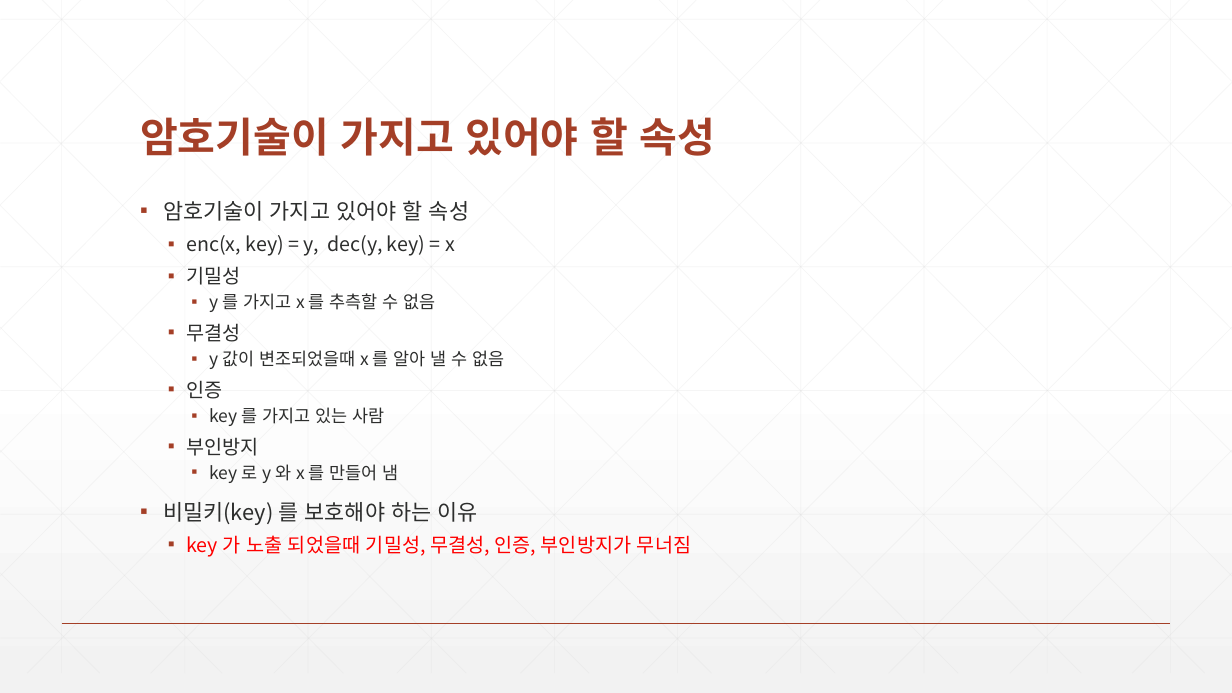
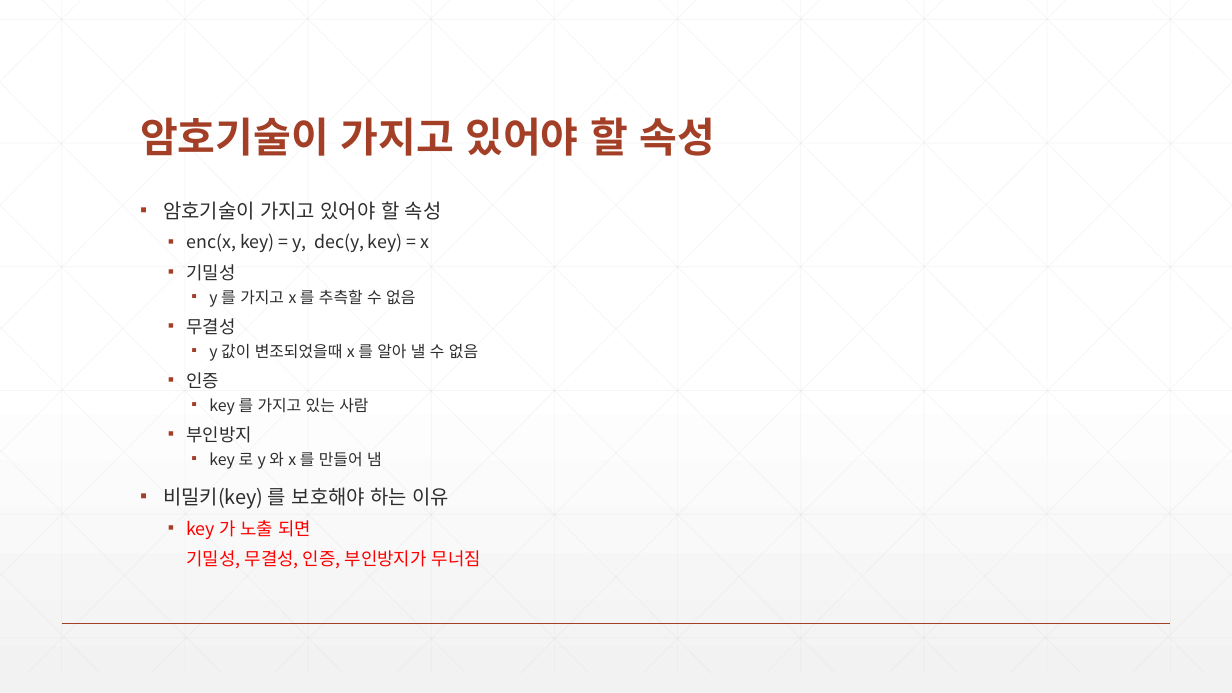
Before and after one commit to zeroshift01/code5, a slide deck: slide 4 of inflearn06/doc/6.암호화기능을구현합니다.pptx. Drawn at 1232x693 pixels with LibreOffice and Linux fonts; fonts in the diff are those of the drawing. Boxes give left, top, right and bottom in pixels: in the first picture for what was removed or moved away, otherwise in the second. Text is boxed around its words. In the diff, an @@ line names an element or a change of style, - is before the commit and + after.

```diff
--- a/inflearn06/doc/6.암호화기능을구현합니다.pptx
+++ b/inflearn06/doc/6.암호화기능을구현합니다.pptx
@@ text at (163,201,478,509): size 17 to 15.5 pt in "암호기술이 가지고 있어야 할 속성", "비밀키(key) 를 보호해야 하는 이유"; size 15.3 to 13.9 pt in "enc(x, key) = y, dec(y, key) = ...", "기밀성", "무결성", "인증" and 1 more places; size 13.6 to 12.4 pt in "y 를 가지고 x 를 추측할 수 ...", "y 값이 변조되었을때 x 를 알아 낼 ...", "key 를 가지고 있는 사람", "key 로 y 와 x 를 만들어 ..." @@
@@ text at (186,520,481,568): text changed; size 15.3 to 13.9 pt @@
-  ▪ key 가 노출 되었을때 기밀성, 무결성, 인증, 부인방지가 무너짐
+  ▪ key 가 노출 되면
+    기밀성, 무결성, 인증, 부인방지가 무너짐
```
Also in this commit, not shown: 2 other slides changed, 6 other files.
